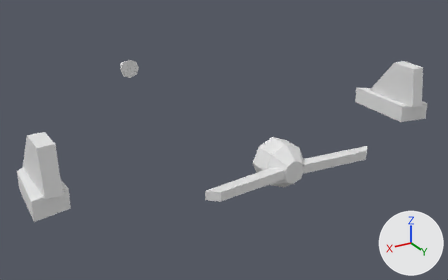
What one commit did to the OBJ model Assets/_Project/Art/Aircraft/UD01_Moth/Moth_Dark.obj.
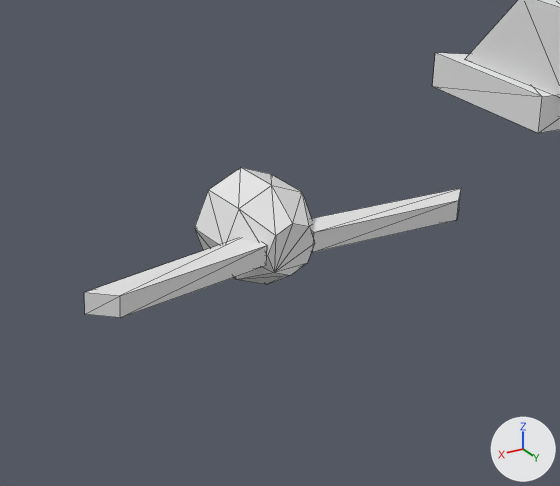
Each version appears first whole from a 50 mm lens placed at (3.89, 7.25, 3.07), pointed at (-0.28, 0.3, -0.4), and next in a close-up on the part from 38% to 92% of the width and 23% to 98% of the height. The lights are fixed; the arrows at lower right show +X, +Y and +Z. The older version's two pictures come first. The close-ups show mesh edges as thin lines. Where no turn or scale is listed for an object, it has been applied to the vertices.

Names of what the first close-up shows: 'Moth_Dark'.
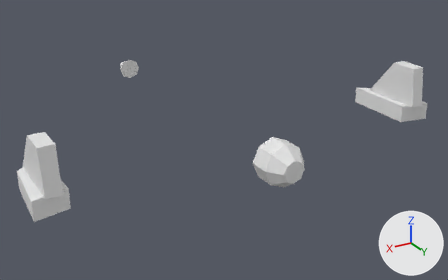
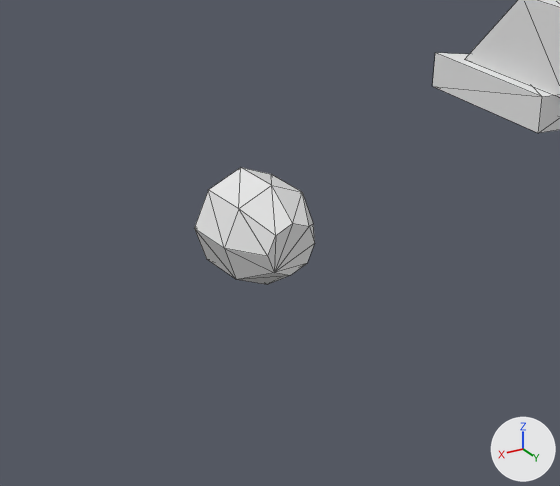
Diff of the bpy script that builds the scene:
```diff
--- a/Assets/_Project/Art/Aircraft/UD01_Moth/Moth_Dark.obj.py
+++ b/Assets/_Project/Art/Aircraft/UD01_Moth/Moth_Dark.obj.py
@@ me_moth_dark @@
 # used by ob_moth_dark; location = (0.0, 0.0, 0.0)
-me_moth_dark.from_pydata(...)  # 88 vertices, 144 faces; spans x -2.75..2.75, y -2.69..2.37, z -0.27..0.65
+me_moth_dark.from_pydata(...)  # 72 vertices, 120 faces; spans x -2.75..2.75, y -2.69..2.3, z -0.27..0.65
+# me_moth_dark part 1: the loose piece of 8 vertices spanning x -1.12..-0.14, y 2.15..2.37, z -0.06..0.05 is deleted
+# me_moth_dark part 2: the loose piece of 8 vertices spanning x 0.14..1.12, y 2.15..2.37, z -0.06..0.05 is deleted
```

Location of each change, [x1, y1, x2, y2] in pixels of the close-ups (560 x 486 px):
'Moth_Dark', reshaped
    before: [84, 0, 560, 318]
    after: [194, 0, 560, 285]
part 1 of me_moth_dark, deleted
    before: [311, 188, 461, 252]
part 2 of me_moth_dark, deleted
    before: [84, 239, 267, 318]
